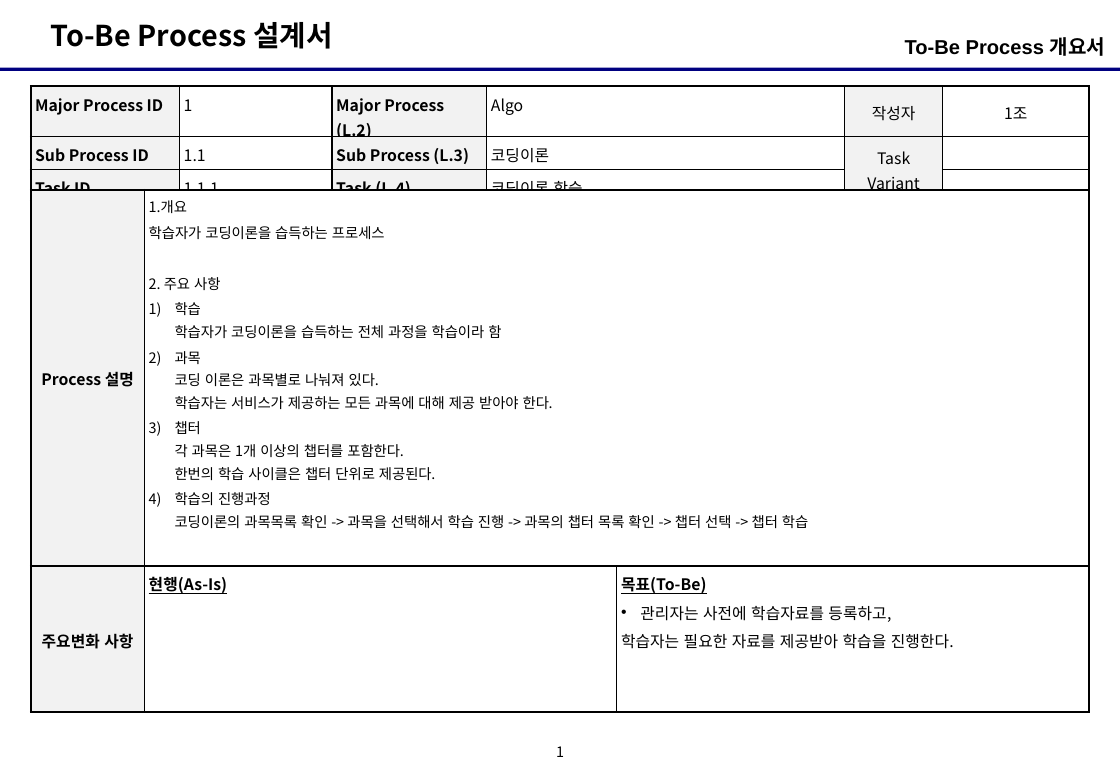
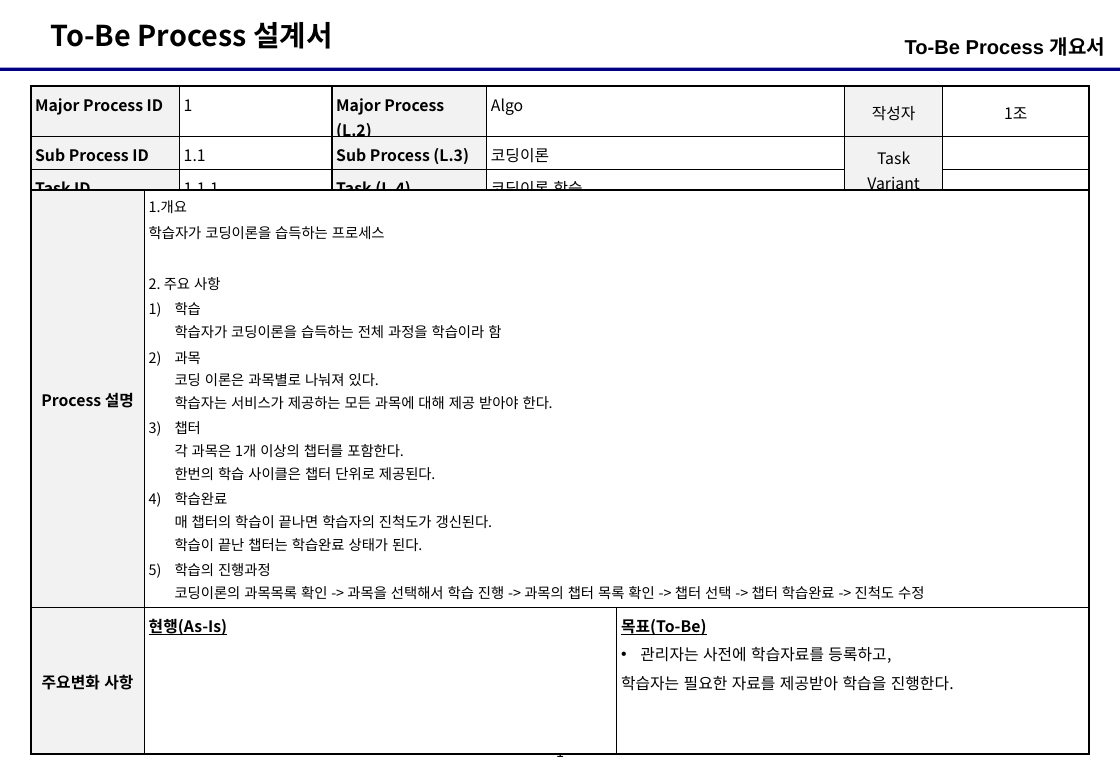
Before and after one commit to Uginim/JavaSWEngineeringCourse, a slide deck: slide 1 of documents/팀프로젝트/팀구성_개발일정_DB설계/프로세스설계서_200219_1221.pptx. Drawn at 1120x775 pixels with LibreOffice and Linux fonts; fonts in the diff are those of the drawing. Boxes give left, top, right and bottom in pixels: in the first picture for what was removed or moved away, otherwise in the second. Text is boxed around its words. In the diff, an @@ line names an element or a change of style, - is before the commit and + after.

Commit message:
doc: 복습한 내용 추가 및 팀프로젝트 문서들 수정

```diff
--- a/documents/팀프로젝트/팀구성_개발일정_DB설계/프로세스설계서_200219_1221.pptx
+++ b/documents/팀프로젝트/팀구성_개발일정_DB설계/프로세스설계서_200219_1221.pptx
@@ table at (31,190,1090,761) @@
-row 1, column 2: 1.개요 / 학습자가 코딩이론을 습득하는 프로세스 / 2. 주요 사항 / 학습 학습자가 코딩이론을 습득하는 전체 과정을 학습이라 함 / 과목 코딩 이론은 과목별로 나눠져 있다. 학습자는 서비스가 제공하는 모든 과목에 대해 제공 받아야 한다. / 챕터 각 과목은 1개 이상의 챕터를 포함한다. 한번의 학습 사이클은 챕터 단위로 제공된다. / 학습의 진행과정 코딩이론의 과목목록 확인 -> 과목을 선택해서 학습 진행 -> 과목의 챕터 목록 확인 -> 챕터 선택 -> 챕터 학습
+row 1, column 2: 1.개요 / 학습자가 코딩이론을 습득하는 프로세스 / 2. 주요 사항 / 학습 학습자가 코딩이론을 습득하는 전체 과정을 학습이라 함 / 과목 코딩 이론은 과목별로 나눠져 있다. 학습자는 서비스가 제공하는 모든 과목에 대해 제공 받아야 한다. / 챕터 각 과목은 1개 이상의 챕터를 포함한다. 한번의 학습 사이클은 챕터 단위로 제공된다. / 학습완료 매 챕터의 학습이 끝나면 학습자의 진척도가 갱신된다. 학습이 끝난 챕터는 학습완료 상태가 된다. / 학습의 진행과정 코딩이론의 과목목록 확인 -> 과목을 선택해서 학습 진행 -> 과목의 챕터 목록 확인 -> 챕터 선택 -> 챕터 학습완료 -> 진척도 수정
```
Also in this commit, not shown: 5 other slides changed, 4 slides added, 4 other files.
